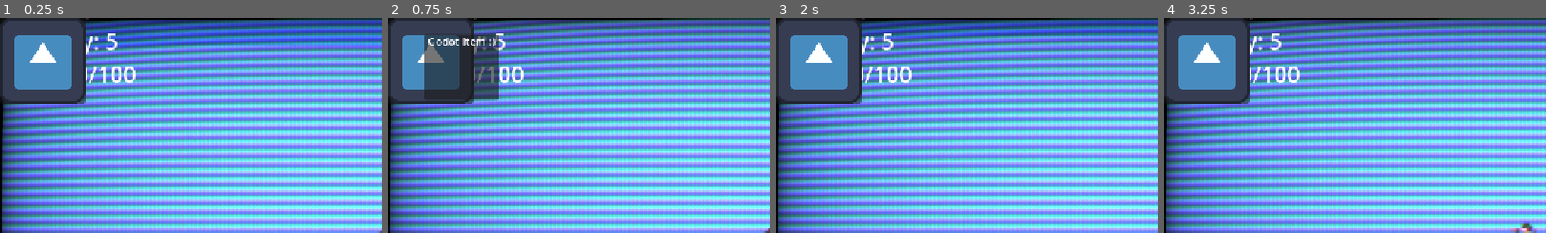
Above: before the commit, frames 1-4 (left to right).
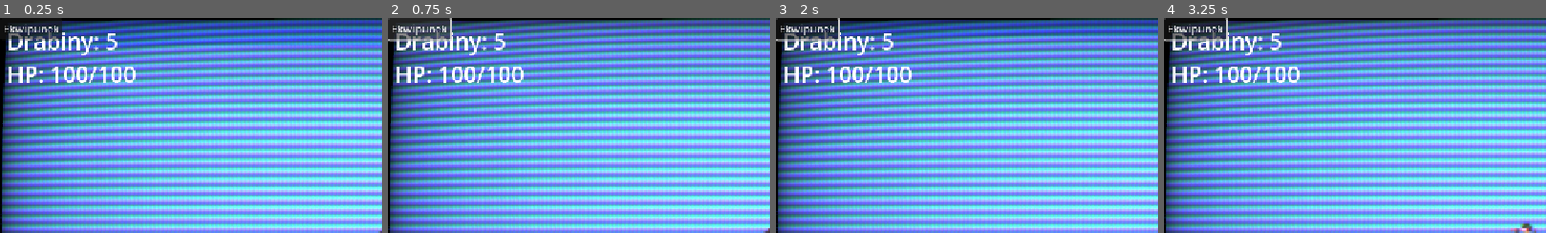
Above: after the commit, the same moments.

Repository: jonasz-lazar-pwr/hollow-depths-game
Game: Godot game, scene res://assets/scenes/game.tscn
The game is run twice, just before and just after one commit, with the same random seed, the same clock (stepped at 60 frames per second) and the same inputs. The engine's default icon, where the game draws it, is replaced by a stand-in: a white triangle on a blue panel in a dark square.
Inputs (mouse positions are % of the whole screen's width and height, from its top left):
- Up to frame 1 (0.25 s): no input
- Up to frame 2 (0.75 s): click (4, 2) at 0.5 s, where only the run after the commit has a clickable "Ekwipunek"
- Up to frame 3 (2 s): move the mouse to (72, 45) at 1.27 s; press the mouse at (72, 45) at 1.28 s; hold D (right) from 1.28 s (still down); tap Space (jump) at 1.52 s
- Up to frame 4 (3.25 s): move the mouse to (30, 55) at 2.02 s; release the mouse at (30, 55) at 2.03 s; click (30, 55) at 2.1 s; tap Space (jump) at 2.27 s; move the mouse to (60, 28) at 2.77 s; release D (right) at 2.78 s; press the mouse at (60, 28) at 2.78 s; hold A (left) from 2.78 s (still down)
The pictures show only the part of the screen within x 0-50%, y 0-50%; the shares and areas given below are measured in that part.

The runs differ from the first frame. In frame 1, 8.4% of the frame differs, in the area x 0-24%, y 0-40%; in frame 2, 9.8%, in the area x 0-29%, y 0-40%; in frame 3, 8.4%; in frame 4, 8.3%.

Commit message:
Ekwipunek na I (jeszcze niewidoczny)

Diff:
--- a/assets/scenes/InventoryGridUI.tscn
+++ b/assets/scenes/InventoryGridUI.tscn
@@ -1,31 +1,10 @@
-[gd_scene load_steps=10 format=3 uid="uid://dp2tfsw1nyc3v"]
+[gd_scene load_steps=3 format=3 uid="uid://dp2tfsw1nyc3v"]
 
 [ext_resource type="Script" uid="uid://dwyndp832h061" path="res://addons/Inventory/UI/SimpleInventoryUI.gd" id="1_d6dd7"]
 [ext_resource type="PackedScene" uid="uid://bt4wvwr8oqckg" path="res://assets/scenes/InventoryGridItemUI.tscn" id="2_rtvfl"]
-[ext_resource type="Script" uid="uid://c31st5sfn50qu" path="res://addons/Inventory/InventoryItem.gd" id="3_ke814"]
-[ext_resource type="Script" uid="uid://c2kq0x5odumur" path="res://addons/Inventory/InventoryItemType.gd" id="4_8ibyw"]
-[ext_resource type="Texture2D" uid="uid://bw7rqy1rxpkyt" path="res://icon.svg" id="5_cj85u"]
-[ext_resource type="Script" uid="uid://drdwdl32kthr4" path="res://addons/Inventory/Inventory.gd" id="6_2wr6k"]
-
-[sub_resource type="Resource" id="Resource_dvw7d"]
-script = ExtResource("4_8ibyw")
-name = "Godot Item :)"
-description = ""
-texture = ExtResource("5_cj85u")
-weight = 1
-stackable = true
-max_stack_size = 99
-
-[sub_resource type="Resource" id="Resource_h5e7a"]
-script = ExtResource("3_ke814")
-item_type = SubResource("Resource_dvw7d")
-custom_name = ""
-
-[sub_resource type="Resource" id="Resource_52ydk"]
-script = ExtResource("6_2wr6k")
-capacity = 5
 
 [node name="InventoryGridUI" type="BoxContainer"]
+top_level = true
 anchors_preset = 15
 anchor_right = 1.0
 anchor_bottom = 1.0
@@ -34,8 +13,6 @@
 vertical = true
 script = ExtResource("1_d6dd7")
 ItemScene = ExtResource("2_rtvfl")
-initial_items = Array[ExtResource("3_ke814")]([SubResource("Resource_h5e7a")])
-inventory = SubResource("Resource_52ydk")
 container_target_node = NodePath("GridContainer")
 
 [node name="GridContainer" type="GridContainer" parent="."]
--- a/assets/scenes/game.tscn
+++ b/assets/scenes/game.tscn
@@ -10,16 +10,22 @@
 [ext_resource type="Script" uid="uid://cc8x1tg73jmw1" path="res://scripts/game_over_ui.gd" id="5_dinhu"]
 [ext_resource type="Shader" uid="uid://clgqqxru7jg8" path="res://shaders/grayscale_shader.gdshader" id="5_kvpfn"]
 [ext_resource type="PackedScene" uid="uid://dp2tfsw1nyc3v" path="res://assets/scenes/InventoryGridUI.tscn" id="5_s2rys"]
+[ext_resource type="Script" uid="uid://drdwdl32kthr4" path="res://addons/Inventory/Inventory.gd" id="6_fc420"]
 [ext_resource type="AudioStream" uid="uid://bs1k4f7ulp015" path="res://assets/music/steam_gardens_slowed.wav" id="6_p57ef"]
 [ext_resource type="PackedScene" uid="uid://c5jhyxyopykhd" path="res://assets/scenes/ladder.tscn" id="7_u5sy4"]
 [ext_resource type="Script" uid="uid://cmf651j7qk52t" path="res://scripts/ui.gd" id="9_0tnpc"]
-[ext_resource type="Script" path="res://scripts/pause_menu.gd" id="13_i358u"]
+[ext_resource type="Script" uid="uid://djiyhe0r48jcv" path="res://scripts/pause_menu.gd" id="13_i358u"]
 
 [sub_resource type="WorldBoundaryShape2D" id="WorldBoundaryShape2D_yqjtg"]
 distance = -356.0
 
 [sub_resource type="WorldBoundaryShape2D" id="WorldBoundaryShape2D_lnu2h"]
 distance = -524.0
+
+[sub_resource type="Resource" id="Resource_kc0sw"]
+script = ExtResource("6_fc420")
+capacity = 5
+metadata/_custom_type_script = "uid://drdwdl32kthr4"
 
 [sub_resource type="ShaderMaterial" id="ShaderMaterial_dinhu"]
 shader = ExtResource("5_kvpfn")
@@ -392,7 +398,14 @@
 theme_override_font_sizes/font_size = 34
 text = "HP: 100/100"
 
-[node name="InventoryGridUI2" parent="UI" instance=ExtResource("5_s2rys")]
+[node name="InventoryGridUI" parent="UI" instance=ExtResource("5_s2rys")]
+anchors_preset = -1
+inventory = SubResource("Resource_kc0sw")
+
+[node name="InventoryButton" type="Button" parent="UI"]
+offset_right = 8.0
+offset_bottom = 8.0
+text = "Ekwipunek"
 
 [node name="GameOverLayer" type="CanvasLayer" parent="."]
 process_mode = 3
@@ -544,7 +557,10 @@
 theme_override_font_sizes/font_size = 40
 text = "Quit to Menu"
 
+[connection signal="pressed" from="UI/InventoryButton" to="." method="_on_InventoryButton_pressed"]
 [connection signal="pressed" from="GameOverLayer/RestartButton" to="GameOverLayer" method="_on_restart_button_pressed"]
 [connection signal="pressed" from="GameOverLayer/QuitButton" to="GameOverLayer" method="_on_quit_button_pressed"]
 [connection signal="pressed" from="PauseMenuLayer/PauseMenu/ButtonContainer/ResumeButton" to="PauseMenuLayer/PauseMenu" method="_on_resume_button_pressed"]
 [connection signal="pressed" from="PauseMenuLayer/PauseMenu/ButtonContainer/QuitToMenuButton" to="PauseMenuLayer/PauseMenu" method="_on_quit_to_menu_button_pressed"]
+
+[editable path="UI/InventoryGridUI"]
--- a/assets/sprites/other/scenes/game.tscn
+++ b/assets/sprites/other/scenes/game.tscn
@@ -13,7 +13,6 @@
 [ext_resource type="PackedScene" uid="uid://dmf6diflfftrc" path="res://assets/sprites/other/scenes/ladder.tscn" id="7_u5sy4"]
 [ext_resource type="Script" uid="uid://cmf651j7qk52t" path="res://scripts/ui.gd" id="9_0tnpc"]
 [ext_resource type="Script" uid="uid://drdwdl32kthr4" path="res://addons/Inventory/Inventory.gd" id="12_bbsot"]
-[ext_resource type="Resource" uid="uid://pmkg1u7amds4" path="res://assets/inventory/ladder.tres" id="14_nufmh"]
 
 [sub_resource type="WorldBoundaryShape2D" id="WorldBoundaryShape2D_yqjtg"]
 distance = -356.0
@@ -464,8 +463,6 @@
 position = Vector2(0, -19)
 collision_layer = 1
 inventory = SubResource("Resource_nq78w")
-ladder_scene = ExtResource("7_u5sy4")
-ladder_item_type = ExtResource("14_nufmh")
 
 [node name="Camera2D" type="Camera2D" parent="WorldContainer/Player"]
 position = Vector2(0, -8)
--- a/project.godot
+++ b/project.godot
@@ -69,6 +69,11 @@
 "events": [Object(InputEventMouseButton,"resource_local_to_scene":false,"resource_name":"","device":-1,"window_id":0,"a …(253 unchanged characters)…
 ]
 }
+ui_inventory={
+"deadzone": 0.2,
+"events": [Object(InputEventKey,"resource_local_to_scene":false,"resource_name":"","device":-1,"window_id":0,"alt_pressed":false,"shift_pressed":false,"ctrl_pressed":false,"meta_pressed":false,"pressed":false,"keycode":0,"physical_keycode":73,"key_label":0,"unicode":105,"location":0,"echo":false,"script":null)
+]
+}
 
 [rendering]
 
--- a/scripts/game.gd
+++ b/scripts/game.gd
@@ -45,24 +45,26 @@
 	# 4. TODO: Przyciski Restart/Quit
 
 # Ta funkcja przechwytuje input, który nie został obsłużony gdzie indziej
-func _unhandled_input(_event):
-	# Sprawdź, czy naciśnięto akcję "ui_cancel" (domyślnie ESC)
+func _unhandled_input(event):
+	# pauza / ESC
 	if Input.is_action_just_pressed("ui_cancel"):
 		if get_tree().paused:
-			# Jeśli gra jest już spauzowana, odpauzuj (menu samo się ukryje przez swój skrypt)
-			# Sprawdzamy czy menu jest widoczne, żeby przypadkiem nie odpauzować gdy jest niewidoczne
 			if pause_menu and pause_menu.visible:
-				# Wołamy funkcję z menu pauzy, żeby zachować spójność
 				pause_menu.resume_game()
 		else:
-			# Jeśli gra nie jest spauzowana, spauzuj i pokaż menu
 			get_tree().paused = true
 			if pause_menu:
 				pause_menu.show()
-			else:
-				printerr("Cannot show PauseMenu, node not found!")
-		# Oznacz input jako obsłużony, aby inne węzły (np. gracz) go nie przetworzyły
 		get_viewport().set_input_as_handled()
+
+	# przełącz ekwipunek klawiszem I
+	if Input.is_action_just_pressed("ui_inventory"):
+		print("DEBUG: wykryto I!")  # zobaczymy w konsoli
+		var inv_ui = $UI/InventoryGridUI
+		inv_ui.visible = not inv_ui.visible
+		get_viewport().set_input_as_handled()
+
+
 #
 #func _on_player_died():
 	#print("Game Over sequence started.")
@@ -72,3 +74,10 @@
 	## ... (reszta logiki game over) ...
 	#get_tree().paused = true
 	## ... (reszta logiki game over) ...
+
+
+func _on_InventoryButton_pressed():
+ # Znajdź node z UI ekwipunku:
+	var inv_ui = $UI/InventoryGridUI   # lub jeśli używasz SimpleInventoryUI: $UI/SimpleInventoryUI
+	# Przełącz widoczność:
+	inv_ui.visible = not inv_ui.visible
Not shown: 1 places in assets/scenes/game.tscn that only renumber resources
Not shown: 1 places in assets/sprites/other/scenes/game.tscn that only renumber resources
